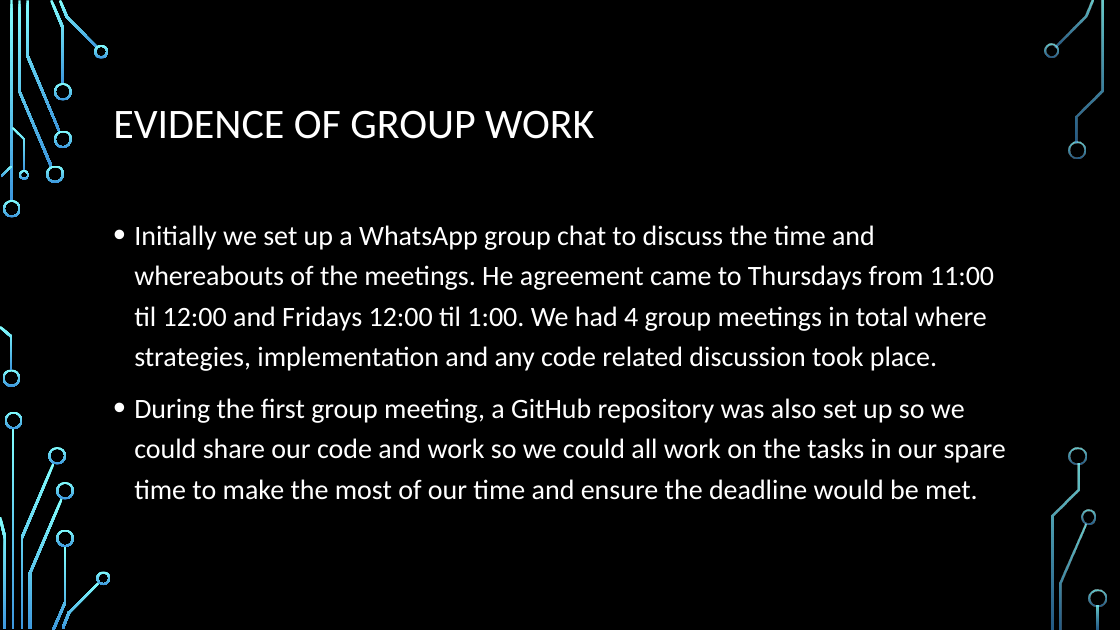
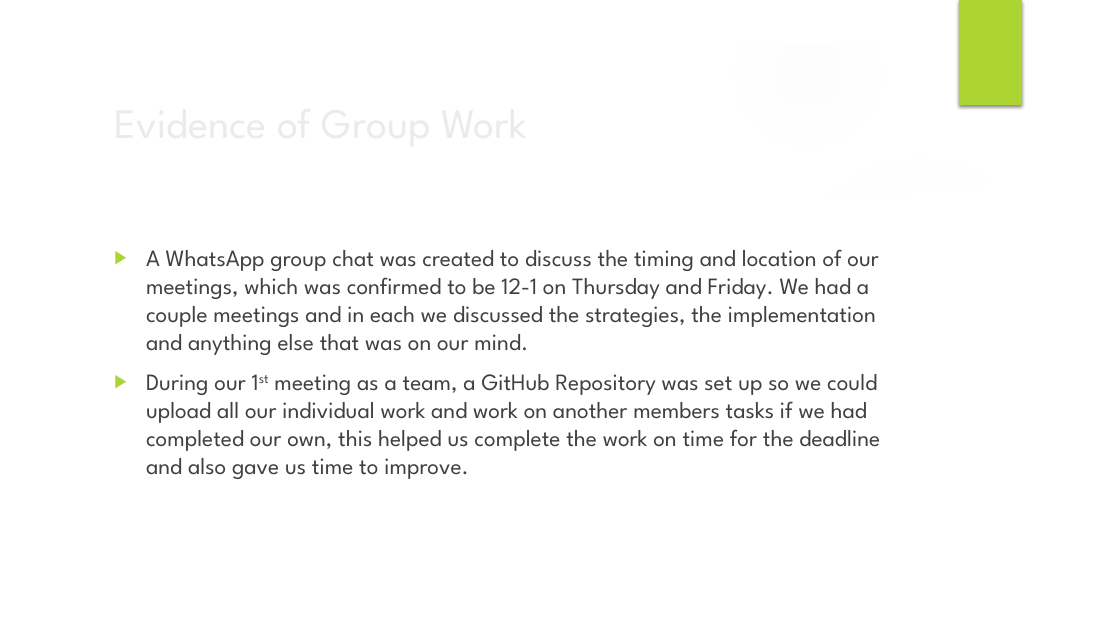
Before and after one commit to x-mizu/CM-and-AI-Coursework-2, a slide deck: slide 10 of Presentation/Presenattion -ID.pptx. Drawn at 1120x630 pixels with LibreOffice and Linux fonts; fonts in the diff are those of the drawing; background and template pictures are left out. Boxes give left, top, right and bottom in pixels: in the first picture for what was removed or moved away, otherwise in the second. Text is boxed around its words. In the diff, an @@ line names an element or a change of style, - is before the commit and + after.

```diff
--- a/Presentation/Presenattion -ID.pptx
+++ b/Presentation/Presenattion -ID.pptx
@@ group added at (0, 0, 1120, 630): 5 ellipses, 3 freeform shapes @@
@@ rectangle added at (959, 0, 1022, 105), fill #ACD433 @@
@@ title at (113, 110, 594, 139): text changed; font Calibri to League Spartan; text colour #FFFFFF to #EBEBEB @@
-EVIDENCE OF GROUP WORK
+Evidence of Group Work
@@ text at (146, 249, 880, 479): text changed; size 24 to 20 pt; font Calibri to League Spartan; text colour #FFFFFF to #404040 @@
-• Initially we set up a WhatsApp group chat to discuss the time and whereabouts of the meetings. He agreement came to Thursdays from 11:00 til 12:00 and Fridays 12:00 til 1:00. We had 4 group meetings in total where strategies, implementation and any code related discussion took place.
-• During the first group meeting, a GitHub repository was also set up so we could share our code and work so we could all work on the tasks in our spare time to make the most of our time and ensure the deadline would be met.
+▶ A WhatsApp group chat was created to discuss the timing and location of our meetings, which was confirmed to be 12-1 on Thursday and Friday. We had a couple meetings and in each we discussed the strategies, the implementation and anything else that was on our mind.
+▶ During our 1st meeting as a team, a GitHub Repository was set up so we could upload all our individual work and work on another members tasks if we had completed our own, this helped us complete the work on time for the deadline and also gave us time to improve.
@@ group removed at (0, 0, 1107, 630): 33 freeform shapes, 3 rectangles @@
```
Also in this commit, not shown: 9 other slides changed, 1 slide added, 1 slide removed.
